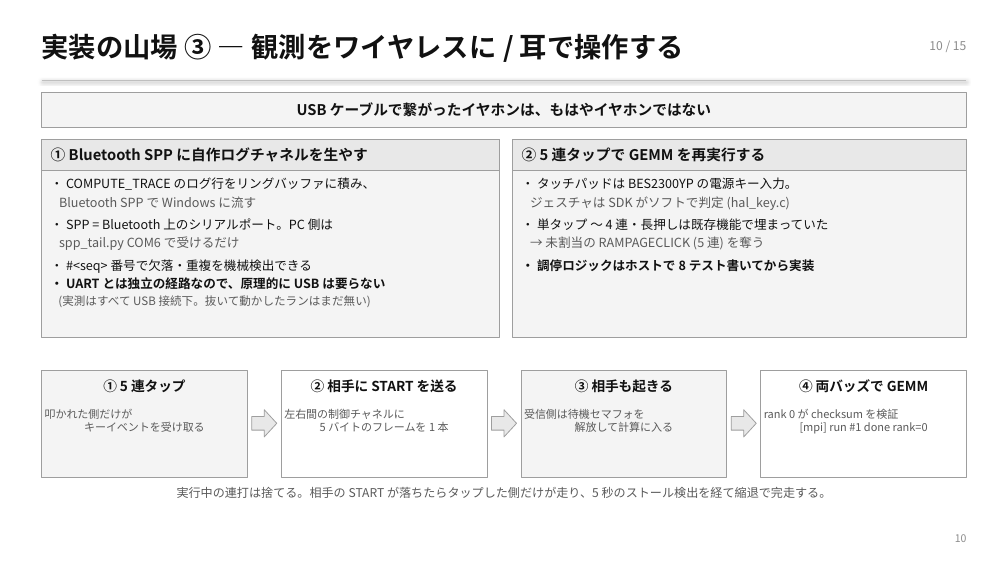
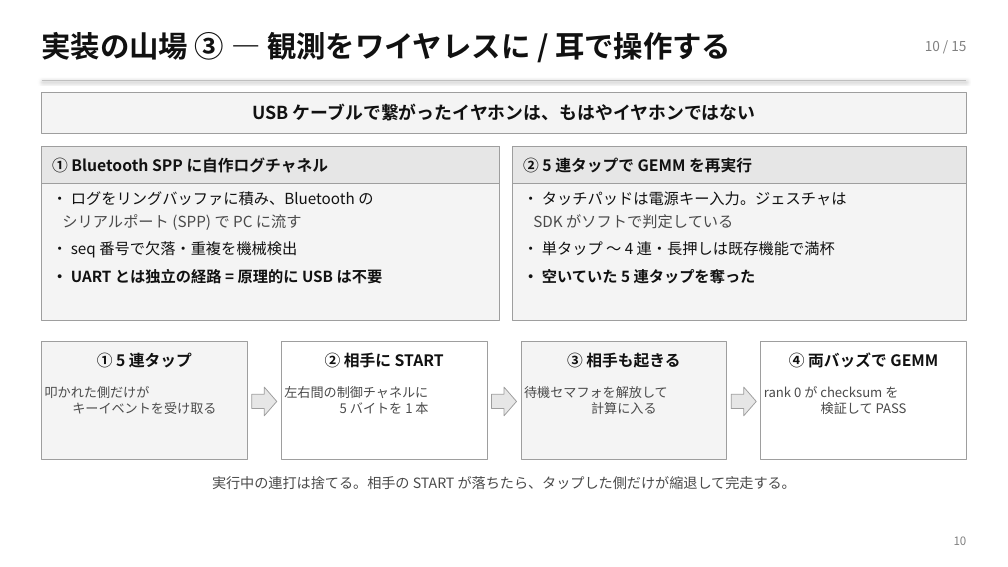
Before and after one commit to TamichiRyuto/pine-buds-cluster, a slide deck: slide 11 of slides/lt-ear-parallel.pptx. Drawn at 1008x567 pixels with LibreOffice and Linux fonts; fonts in the diff are those of the drawing. Boxes give left, top, right and bottom in pixels: in the first picture for what was removed or moved away, otherwise in the second. Text is boxed around its words. In the diff, an @@ line names an element or a change of style, - is before the commit and + after.

```diff
--- a/slides/lt-ear-parallel.pptx
+++ b/slides/lt-ear-parallel.pptx
@@ text "実装の山場 ③ — 観測をワイヤレスに / ..." at <box>42,32,731,60</box>: size 26 to 28 pt; more space between paragraphs @@
@@ text "10 / 15" at <box>925,41,966,51</box>: size 11.5 to 13 pt, text colour #8C8C8C to #808080; more space between paragraphs @@
@@ text "USB ケーブルで繋がったイヤホンは、もはやイヤホンではない" at <box>252,103,756,121</box>: size 14 to 17 pt; more space between paragraphs @@
@@ rectangle: place and size @@
-rectangle at <box>42,92,966,127</box>
+rectangle at <box>42,92,966,133</box>
@@ rectangle: place and size @@
-rectangle at <box>42,139,499,337</box>
+rectangle at <box>42,147,499,321</box>
@@ rectangle: place and size @@
-rectangle at <box>42,139,499,171</box>
+rectangle at <box>42,147,499,183</box>
@@ rectangle: place and size @@
-rectangle at <box>513,139,966,337</box>
+rectangle at <box>513,147,966,321</box>
@@ rectangle: place and size @@
-rectangle at <box>513,139,966,171</box>
+rectangle at <box>513,147,966,183</box>
@@ text at <box>52,157,329,173</box>: text changed; size 14 to 15 pt @@
-① Bluetooth SPP に自作ログチャネルを生やす
+① Bluetooth SPP に自作ログチャネル
@@ text at <box>523,157,752,173</box>: text changed; size 14 to 15 pt @@
-② 5 連タップで GEMM を再実行する
+② 5 連タップで GEMM を再実行
@@ text at <box>52,191,383,284</box>: text changed; size 12 to 14.5 pt @@
-・ COMPUTE_TRACE のログ行をリングバッファに積み、
-Bluetooth SPP で Windows に流す
-・ SPP = Bluetooth 上のシリアルポート。PC 側は
-spp_tail.py COM6 で受けるだけ
-・ #<seq> 番号で欠落・重複を機械検出できる
-・ UART とは独立の経路なので、原理的に USB は要らない
-(実測はすべて USB 接続下。抜いて動かしたランはまだ無い)
+・ ログをリングバッファに積み、Bluetooth の
+シリアルポート (SPP) で PC に流す
+・ seq 番号で欠落・重複を機械検出
+・ UART とは独立の経路 = 原理的に USB は不要
@@ text at <box>523,191,847,284</box>: text changed; size 12 to 14.5 pt @@
-・ タッチパッドは BES2300YP の電源キー入力。
-ジェスチャは SDK がソフトで判定 (hal_key.c)
-・ 単タップ 〜 4 連・長押しは既存機能で埋まっていた
-→ 未割当の RAMPAGECLICK (5 連) を奪う
-・ 調停ロジックはホストで 8 テスト書いてから実装
+・ タッチパッドは電源キー入力。ジェスチャは
+SDK がソフトで判定している
+・ 単タップ 〜 4 連・長押しは既存機能で満杯
+・ 空いていた 5 連タップを奪った
@@ text "① 5 連タップ": place and size @@
-text "① 5 連タップ" at <box>103,379,185,393</box>
+text "① 5 連タップ" at <box>97,352,192,368</box>
@@ rectangle: place and size @@
-rectangle at <box>42,371,247,478</box>
+rectangle at <box>42,342,247,460</box>
@@ rectangle: place and size @@
-rectangle at <box>281,371,487,478</box>
+rectangle at <box>281,342,487,460</box>
@@ text at <box>325,352,444,368</box>: text changed; size 13 to 15 pt @@
-② 相手に START を送る
+② 相手に START
@@ text "③ 相手も起きる": place and size @@
-text "③ 相手も起きる" at <box>575,379,673,393</box>
+text "③ 相手も起きる" at <box>567,352,680,368</box>
@@ rectangle: place and size @@
-rectangle at <box>521,371,727,478</box>
+rectangle at <box>521,342,727,460</box>
@@ size 13 to 15 pt; more space between paragraphs in 3 elements at <box>97,352,192,368</box>, <box>567,352,680,368</box>, <box>789,352,938,368</box> @@
@@ text "④ 両バッズで GEMM": place and size @@
-text "④ 両バッズで GEMM" at <box>799,379,928,393</box>
+text "④ 両バッズで GEMM" at <box>789,352,938,368</box>
@@ rectangle: place and size @@
-rectangle at <box>761,371,966,478</box>
+rectangle at <box>761,342,966,460</box>
@@ text "叩かれた側だけが キーイベントを受け取る": place and size @@
-text "叩かれた側だけが キーイベントを受け取る" at <box>45,409,205,432</box>
+text "叩かれた側だけが キーイベントを受け取る" at <box>45,386,216,414</box>
@@ text "叩かれた側だけが キーイベントを受け取る" at <box>45,386,216,414</box>: size 10.5 to 12.5 pt, text colour #5A5A5A to #4A4A4A; more space between paragraphs @@
@@ text at <box>284,386,428,414</box>: text changed; size 10.5 to 12.5 pt; text colour #5A5A5A to #4A4A4A @@
-左右間の制御チャネルに
-5 バイトのフレームを 1 本
+左右間の制御チャネルに
+5 バイトを 1 本
@@ text at <box>524,386,668,414</box>: text changed; size 10.5 to 12.5 pt; text colour #5A5A5A to #4A4A4A @@
-受信側は待機セマフォを
-解放して計算に入る
+待機セマフォを解放して
+計算に入る
@@ fill #E8E8E8 to #E6E6E6 in 5 elements at <box>42,147,499,183</box>, <box>513,147,966,183</box>, <box>252,387,277,416</box>, <box>492,387,516,416</box>, <box>731,387,756,416</box> @@
@@ 3 right arrows: place and size @@
-3 right arrows at <box>252,410,756,437</box>
+3 right arrows at <box>252,387,756,416</box>
@@ text at <box>764,386,907,414</box>: text changed; size 10.5 to 12.5 pt; text colour #5A5A5A to #4A4A4A @@
-rank 0 が checksum を検証
-[mpi] run #1 done rank=0
+rank 0 が checksum を
+検証して PASS
@@ text at <box>212,476,796,489</box>: text changed; size 11.5 to 13.5 pt; text colour #5A5A5A to #4A4A4A @@
-実行中の連打は捨てる。相手の START が落ちたらタップした側だけが走り、5 秒のストール検出を経て縮退で完走する。
+実行中の連打は捨てる。相手の START が落ちたら、タップした側だけが縮退して完走する。
@@ text "10" at <box>954,536,967,545</box>: size 10 to 11 pt, text colour #8C8C8C to #808080; more space between paragraphs @@
```
Also in this commit, not shown: 15 other slides changed, 2 other files.
